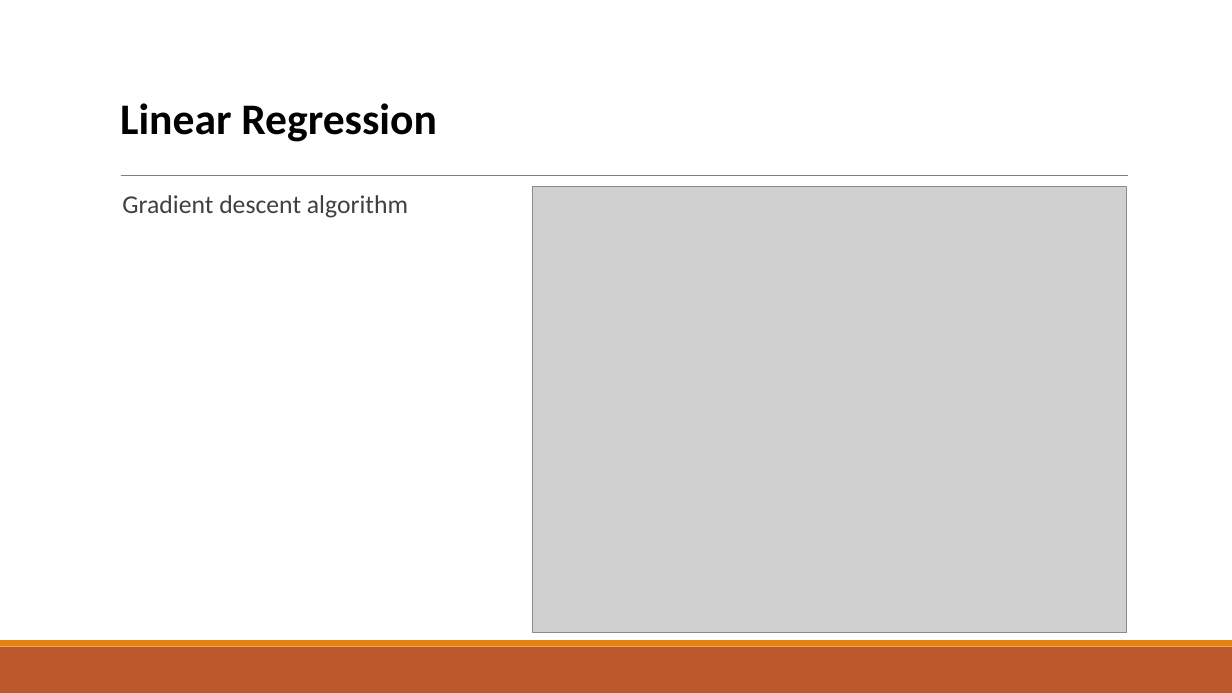
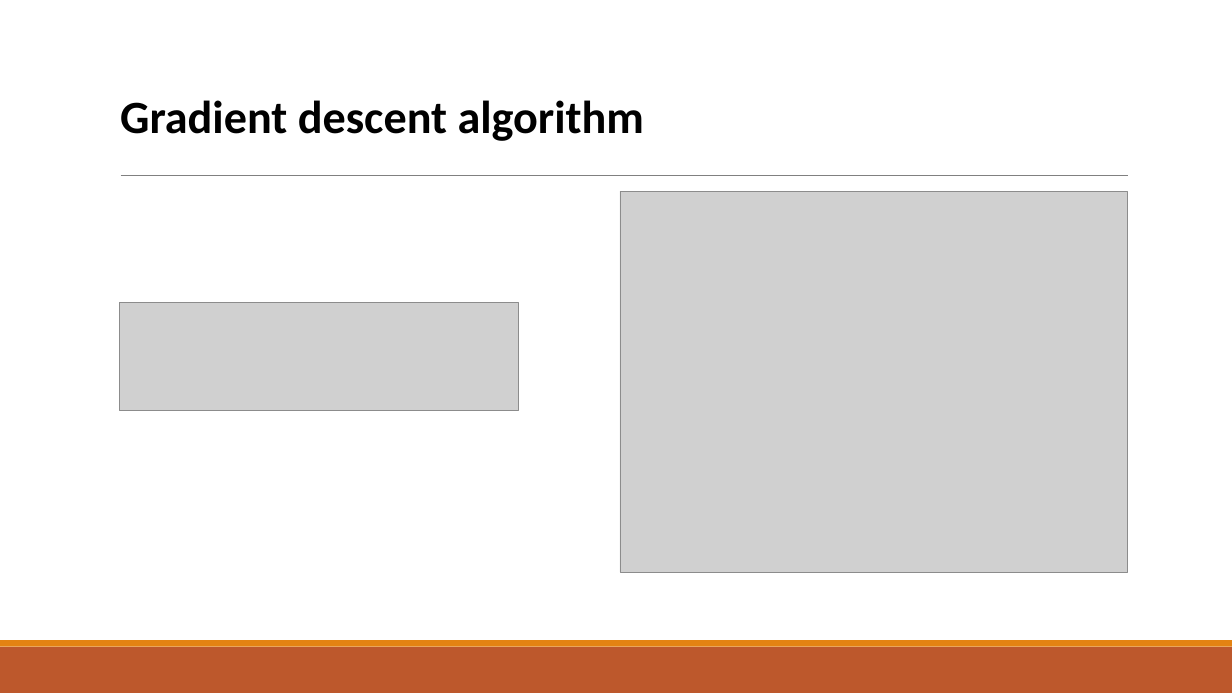
Before and after one commit to psm9733/jekyll-now, a slide deck: slide 8 of ppt/Regression.pptx. Drawn at 1232x693 pixels with LibreOffice and Linux fonts; fonts in the diff are those of the drawing; grey boxes stand for pictures. Boxes give left, top, right and bottom in pixels: in the first picture for what was removed or moved away, otherwise in the second. Text is boxed around its words. In the diff, an @@ line names an element or a change of style, - is before the commit and + after.

Commit message:
modified ppt

```diff
--- a/ppt/Regression.pptx
+++ b/ppt/Regression.pptx
@@ title "Gradient descent algorithm": place and size @@
-title "Gradient descent algorithm" at bbox=[122, 195, 408, 218]
+title "Gradient descent algorithm" at bbox=[120, 100, 644, 141]
@@ title "Gradient descent algorithm" at bbox=[120, 100, 644, 141]: size 20 to 36 pt, text colour #404040 to #000000, bold on; list level 1 to 2 in "Gradient descent algorithm"; line spacing 0.9 to 0.85; vertical alignment top to bottom @@
@@ title removed at bbox=[120, 103, 437, 142] @@
-  Linear Regression
@@ picture: place and size @@
-picture at bbox=[532, 187, 1127, 633]
+picture at bbox=[620, 191, 1128, 572]
@@ picture added at bbox=[119, 302, 518, 411] @@
```
Also in this commit, not shown: 1 other file.
